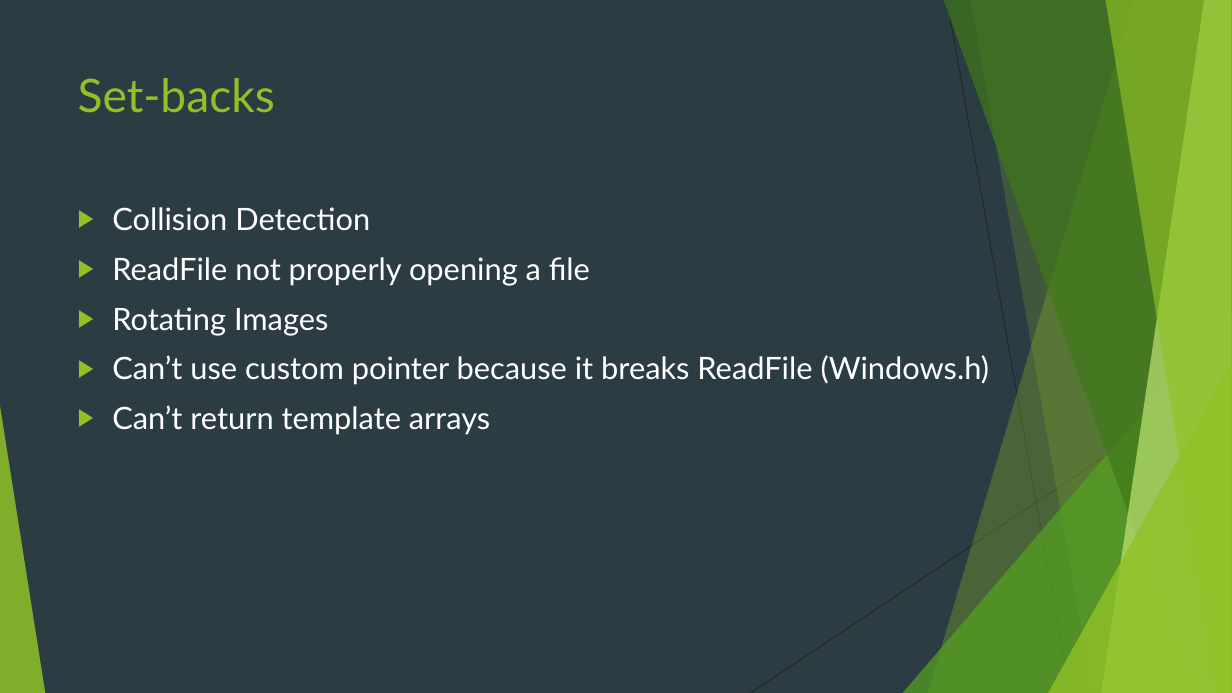
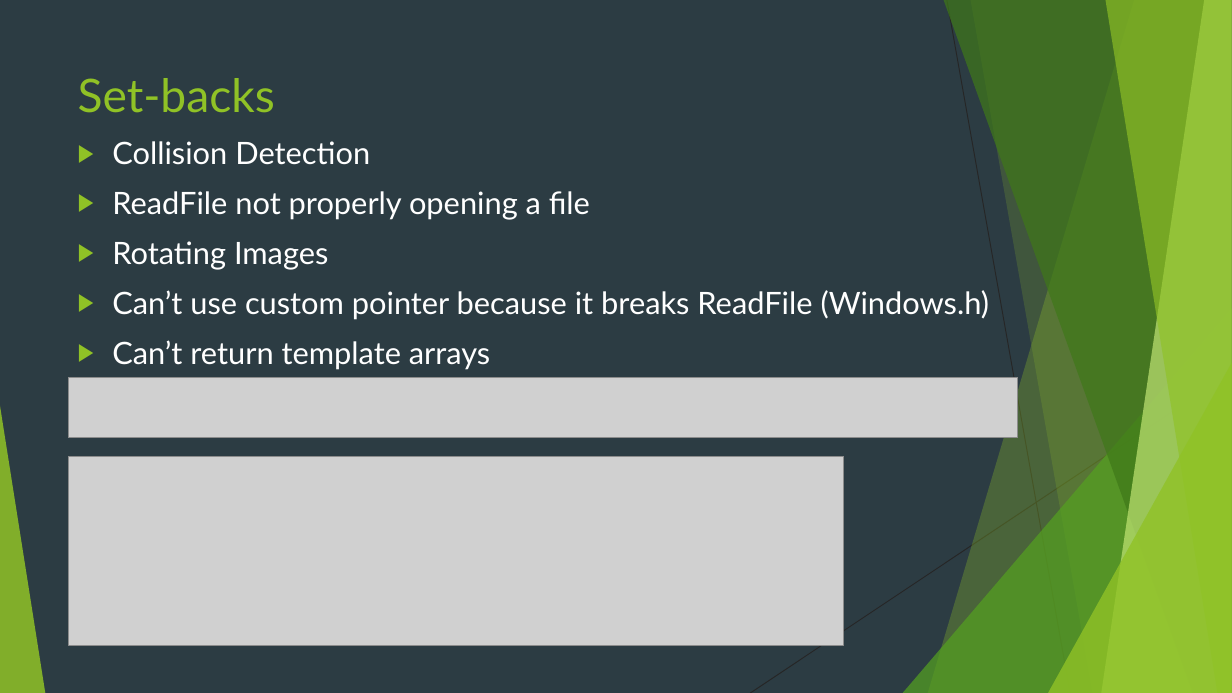
Before and after one commit to goldsteinmt/Tanks, a slide deck: slide 10 of FinalPresentation.pptx. Drawn at 1232x693 pixels with LibreOffice and Linux fonts; fonts in the diff are those of the drawing; grey boxes stand for pictures. Boxes give left, top, right and bottom in pixels: in the first picture for what was removed or moved away, otherwise in the second. Text is boxed around its words. In the diff, an @@ line names an element or a change of style, - is before the commit and + after.

```diff
--- a/FinalPresentation.pptx
+++ b/FinalPresentation.pptx
@@ text "Collision Detection": place and size @@
-text "Collision Detection" at <box>112,207,990,435</box>
+text "Collision Detection" at <box>112,141,990,370</box>
@@ picture added at <box>68,377,1018,437</box> @@
@@ picture added at <box>68,457,844,646</box> @@
```
Also in this commit, not shown: 1 other slide changed, 2 slides added, 1 slide removed.
